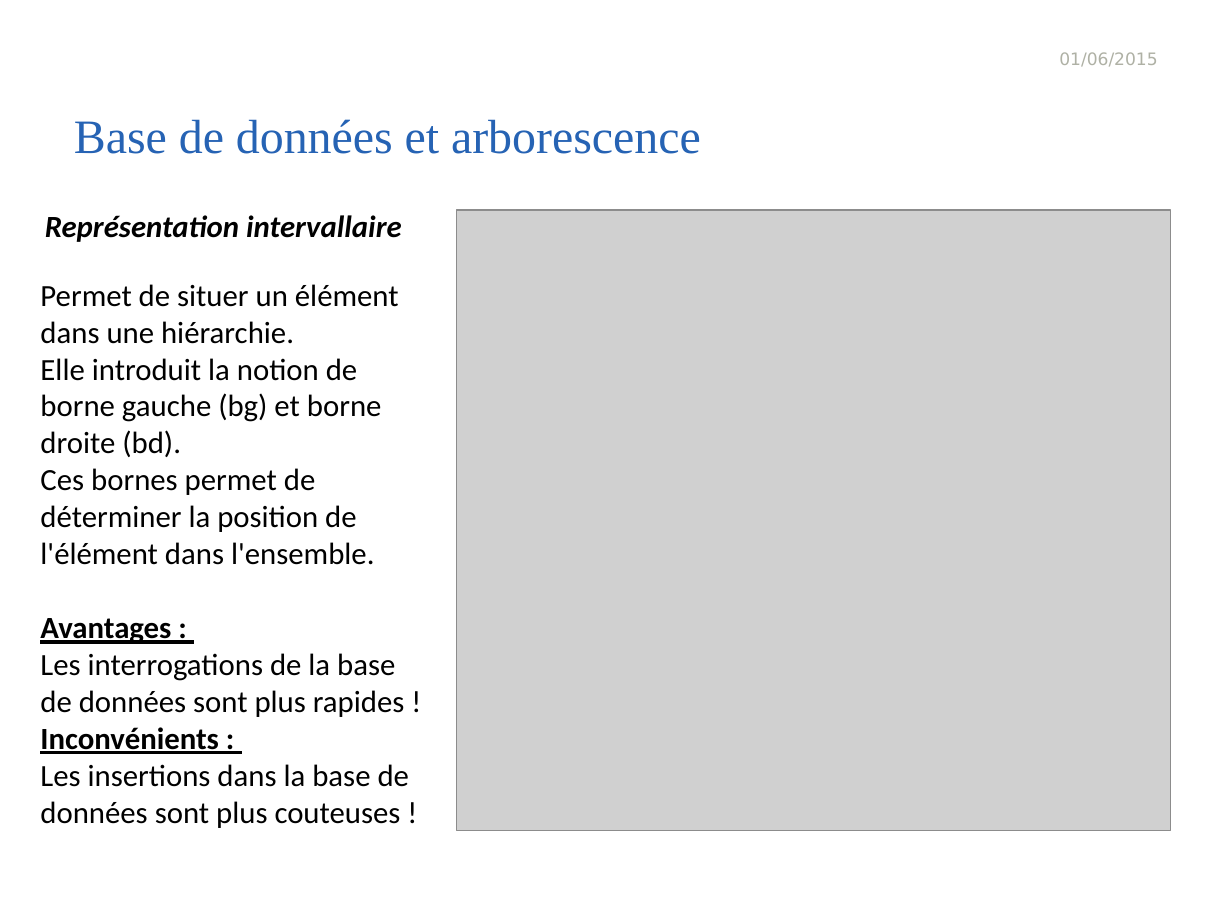
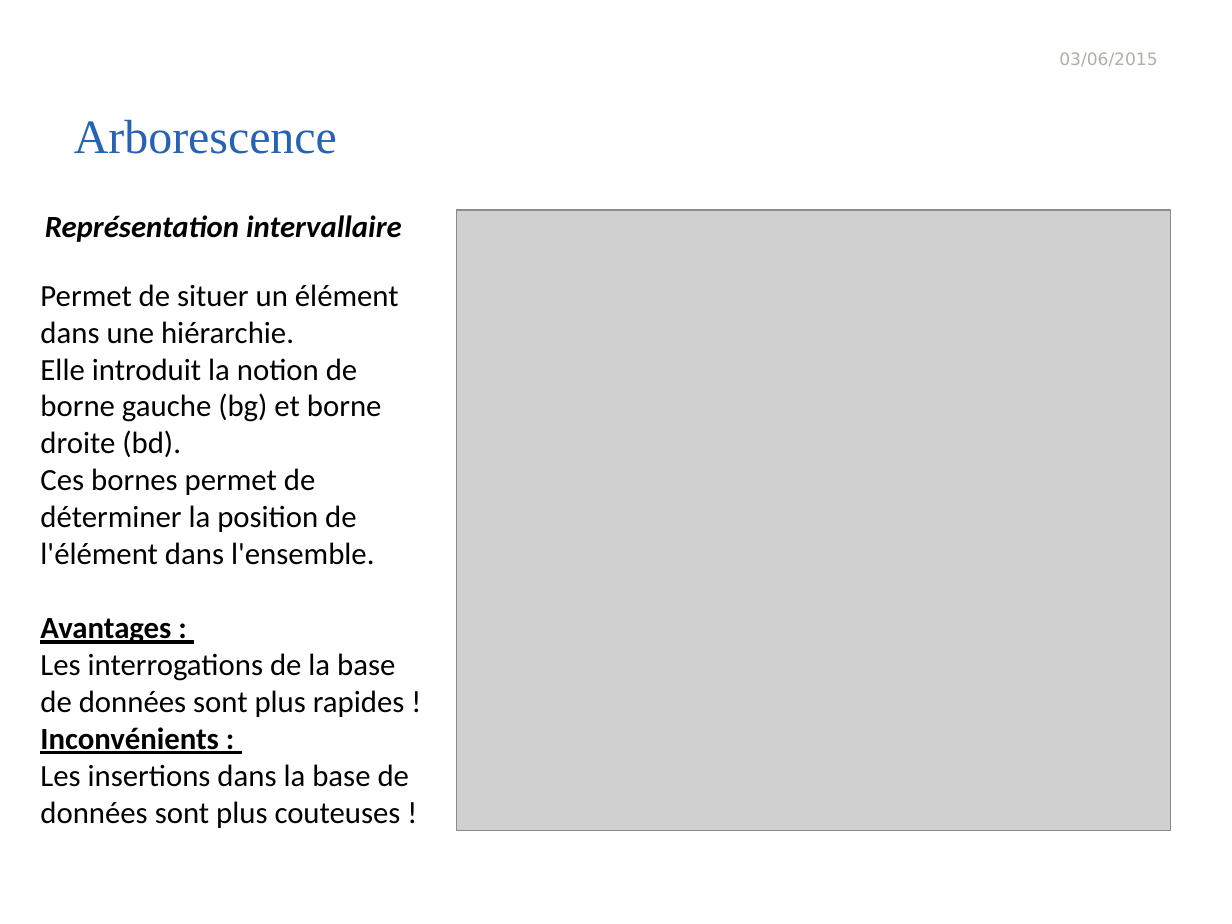
Before and after one commit to wael54/ProjetTER, a slide deck: slide 10 of Presentation_TER.pptx. Drawn at 1232x924 pixels with LibreOffice and Linux fonts; fonts in the diff are those of the drawing; grey boxes stand for pictures; background and template pictures are left out. Boxes give left, top, right and bottom in pixels: in the first picture for what was removed or moved away, otherwise in the second. Text is boxed around its words. In the diff, an @@ line names an element or a change of style, - is before the commit and + after.

```diff
--- a/Presentation_TER.pptx
+++ b/Presentation_TER.pptx
@@ text at bbox=[1059, 52, 1157, 67]: text changed @@
-01/06/2015
+03/06/2015
@@ title at bbox=[74, 119, 337, 154]: text changed @@
-Base de données et arborescence
+Arborescence
```
Also in this commit, not shown: 9 other slides changed, 1 slide added, 1 other file.
